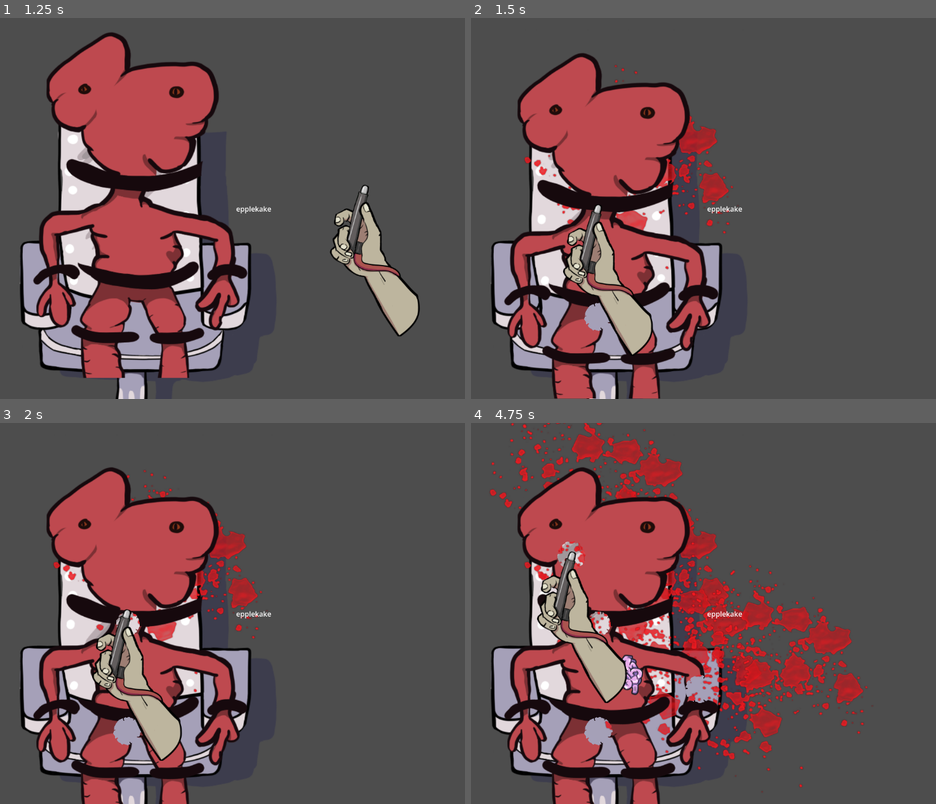
Above: before the commit, frames 1-4 (two rows, left to right).
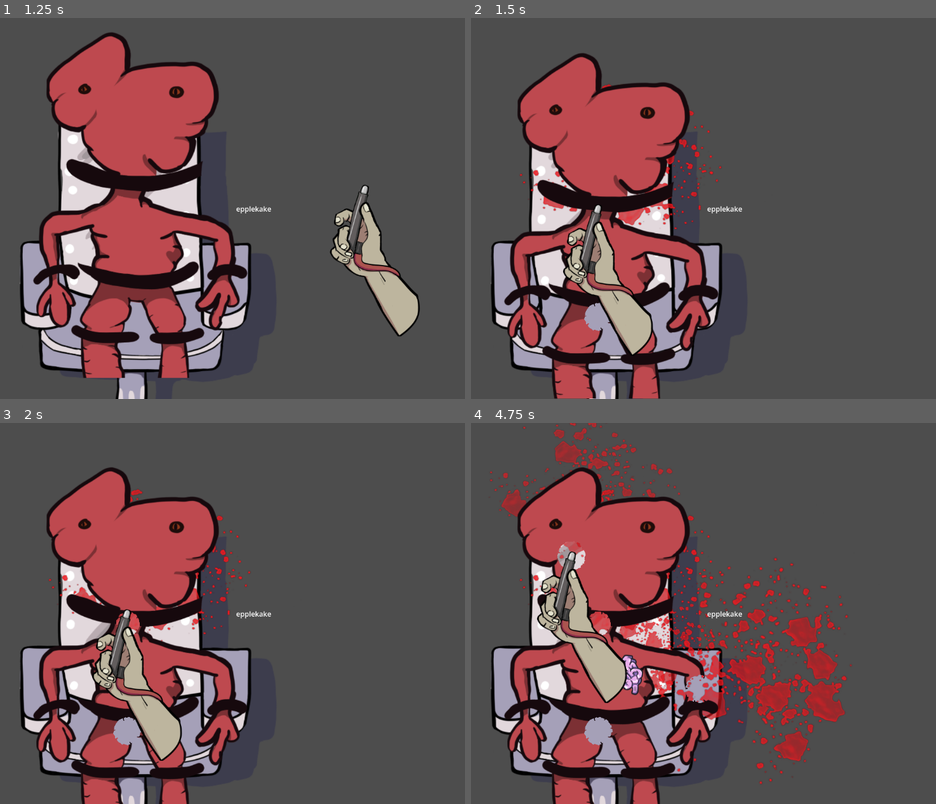
Above: after the commit, the same moments.

Repository: Slideshow776/Global-Game-Jam-2026
Game: Godot game, scene res://scenes/game.tscn
The game is run twice, just before and just after one commit, with the same random seed, the same clock (stepped at 60 frames per second) and the same inputs.
Inputs (mouse positions are in pixels of both pictures, inside the frame that each line leads up to):
- Up to frame 1 (1.25 s): tap Enter at 0.5, 0.6 s; move the mouse to (367, 189) at 0.52 s; click (367, 189) at 0.67 s
- Up to frame 2 (1.5 s): move the mouse to (596, 208) at 1.27 s; tap F at 1.35 s; click (596, 208) at 1.42 s
- Up to frame 3 (2 s): no input
- Up to frame 4 (4.75 s): tap Space at 2, 3.5 s; move the mouse to (624, 674) at 2.02 s; tap Enter at 2.1, 2.75, 3.6, 4.25 s; click (624, 674) at 2.17 s; move the mouse to (698, 689) at 2.77 s; tap F at 2.85, 4.35 s; click (698, 689) at 2.92 s; move the mouse to (875, 670) at 3.52 s; click (875, 670) at 3.67 s; move the mouse to (573, 556) at 4.27 s; click (573, 556) at 4.42 s

Frame 1 is identical in both runs. In frame 2, 1.9% of the frame differs, in the area x 10-58%, y 12-66%; in frame 3, 2.0%; in frame 4, 14%, in the area x 4-87%, y 0-97%.

Commit message:
randomized blood spatter

Diff:
--- /dev/null
+++ b/scenes/splatter.gd
@@ -0,0 +1,6 @@
+extends Node2D
+
+func _ready() -> void:
+	rotation_degrees = randf_range(0, 360)
+	scale = Vector2.ONE * randf_range(0.5, 1.2)
+	modulate.a = randf_range(0.75, 1.0)
--- a/scenes/splatter.tscn
+++ b/scenes/splatter.tscn
@@ -1,8 +1,10 @@
 [gd_scene format=3 uid="uid://cptmqnmplqdcb"]
 
+[ext_resource type="Script" uid="uid://4ltjkef01b2v" path="res://scenes/splatter.gd" id="1_4gf8v"]
 [ext_resource type="Texture2D" uid="uid://ur2fte8rovsm" path="res://assets/particles/dirt_01.png" id="1_bauxg"]
 
 [node name="Splatter" type="Node2D" unique_id=1297783885]
+script = ExtResource("1_4gf8v")
 
 [node name="Sprite2D" type="Sprite2D" parent="." unique_id=269910355]
 modulate = Color(1, 0.101960786, 0.12941177, 1)
Not shown, added: scenes/splatter.gd.uid
